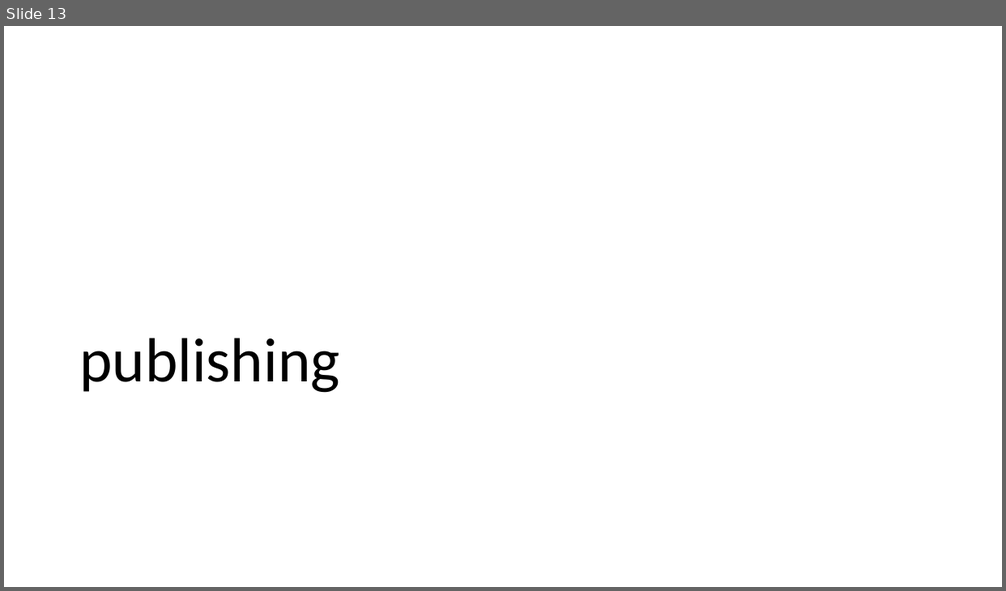
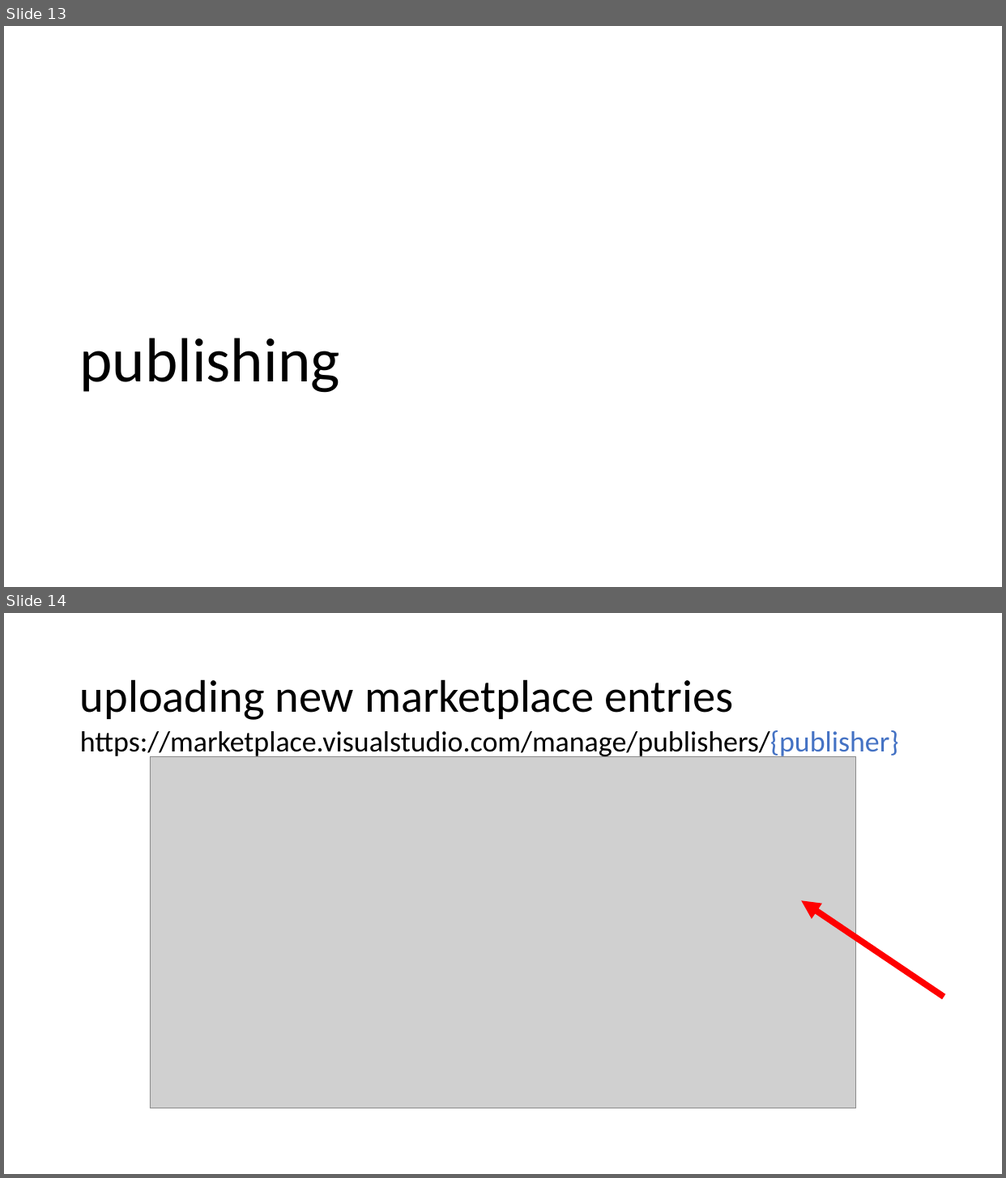
Before and after one commit to bradygaster-zz/extending-vscode-talk, a slide deck: extending-vs-code.pptx. Shown one above the other, each under a label of ours: slide 13 before the commit, slides 13 and 14 after it. The pictures are 1006x591 and 1006x1178 pixels, drawn with LibreOffice and Linux fonts; fonts in the diff are those of the drawing; grey boxes stand for pictures. Boxes give left, top, right and bottom in pixels: in the first picture for what was removed or moved away, otherwise in the second. Text is boxed around its words. In the diff, an @@ line names an element or a change of style, - is before the commit and + after.

```diff
--- a/extending-vs-code.pptx
+++ b/extending-vs-code.pptx
@@ slide 14 added at (x1=4, y1=613, x2=1002, y2=1174), background #FFFFFF @@
@@ title added at (x1=80, y1=679, x2=734, y2=720), 44 pt, text #000000 @@
+uploading new marketplace entries
@@ text added at (x1=80, y1=730, x2=899, y2=759), 28 pt, text #000000 @@
+https://marketplace.visualstudio.com/manage/publishers/{publisher}
@@ picture added at (x1=150, y1=756, x2=857, y2=1109) @@
@@ arrow added from (944, 997) to (801, 901), #FF0000 6 pt @@
```
Also in this commit, not shown: 5 slides changed, 7 other slides added, 5 other files.
